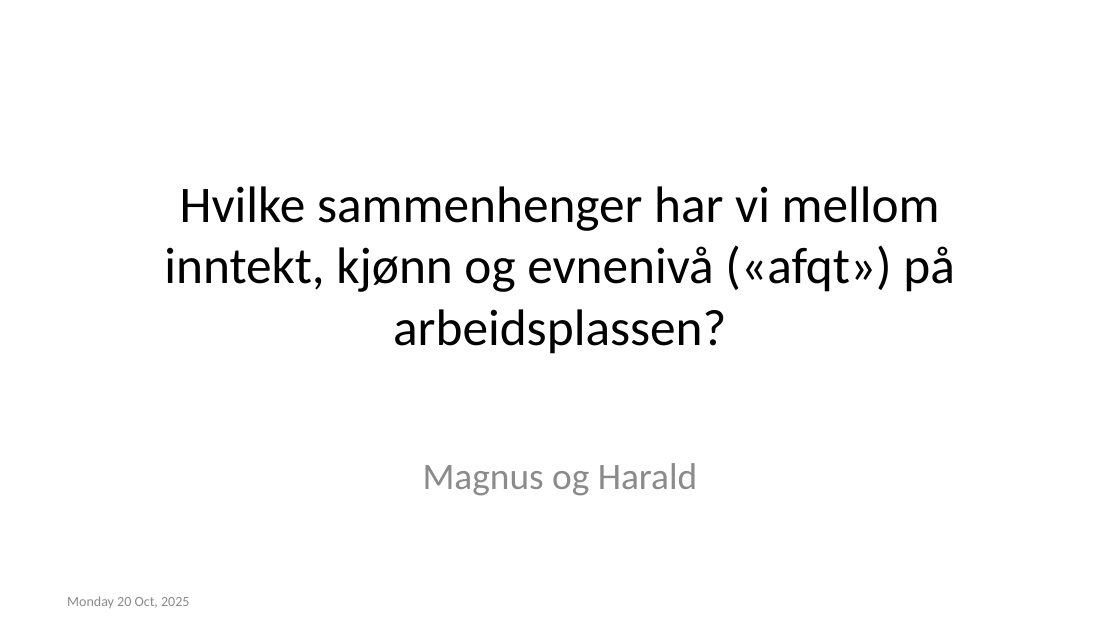
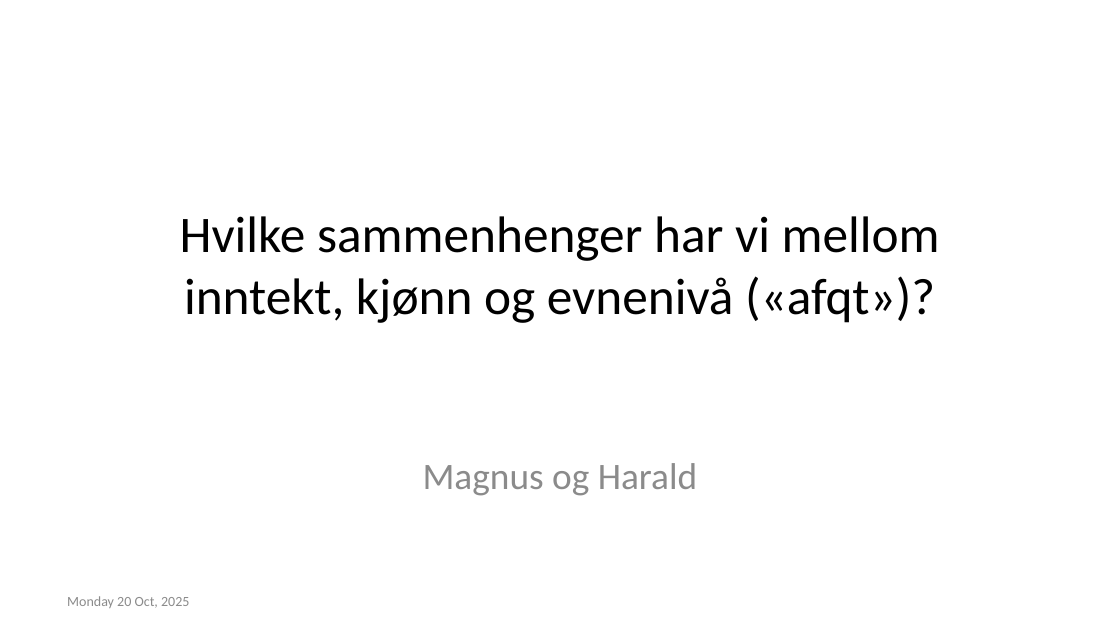
Before and after one commit to H-Vika/MSB105-Assign-2, a slide deck: slide 1 of MSB105 assign 2 presentasjon.pptx. Drawn at 1120x630 pixels with LibreOffice and Linux fonts; fonts in the diff are those of the drawing. Boxes give left, top, right and bottom in pixels: in the first picture for what was removed or moved away, otherwise in the second. Text is boxed around its words. In the diff, an @@ line names an element or a change of style, - is before the commit and + after.

```diff
--- a/MSB105 assign 2 presentasjon.pptx
+++ b/MSB105 assign 2 presentasjon.pptx
@@ title at [180, 216, 940, 323]: text changed @@
-Hvilke sammenhenger har vi mellom inntekt, kjønn og evnenivå («afqt») på arbeidsplassen?
+Hvilke sammenhenger har vi mellom inntekt, kjønn og evnenivå («afqt»)?
```
Also in this commit, not shown: 10 other slides changed, 2 slides added, 1 slide removed, 1 other file.
